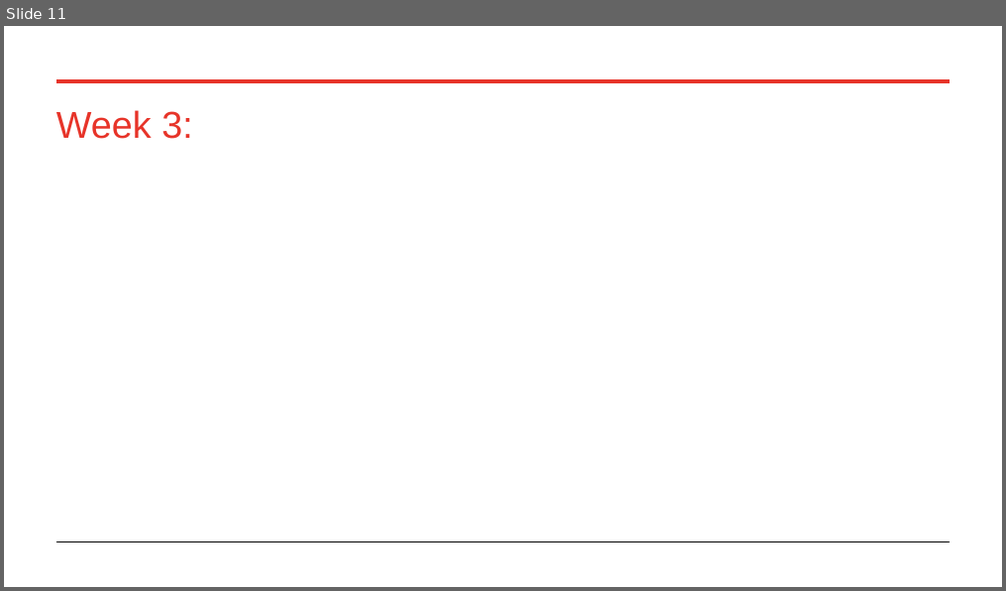
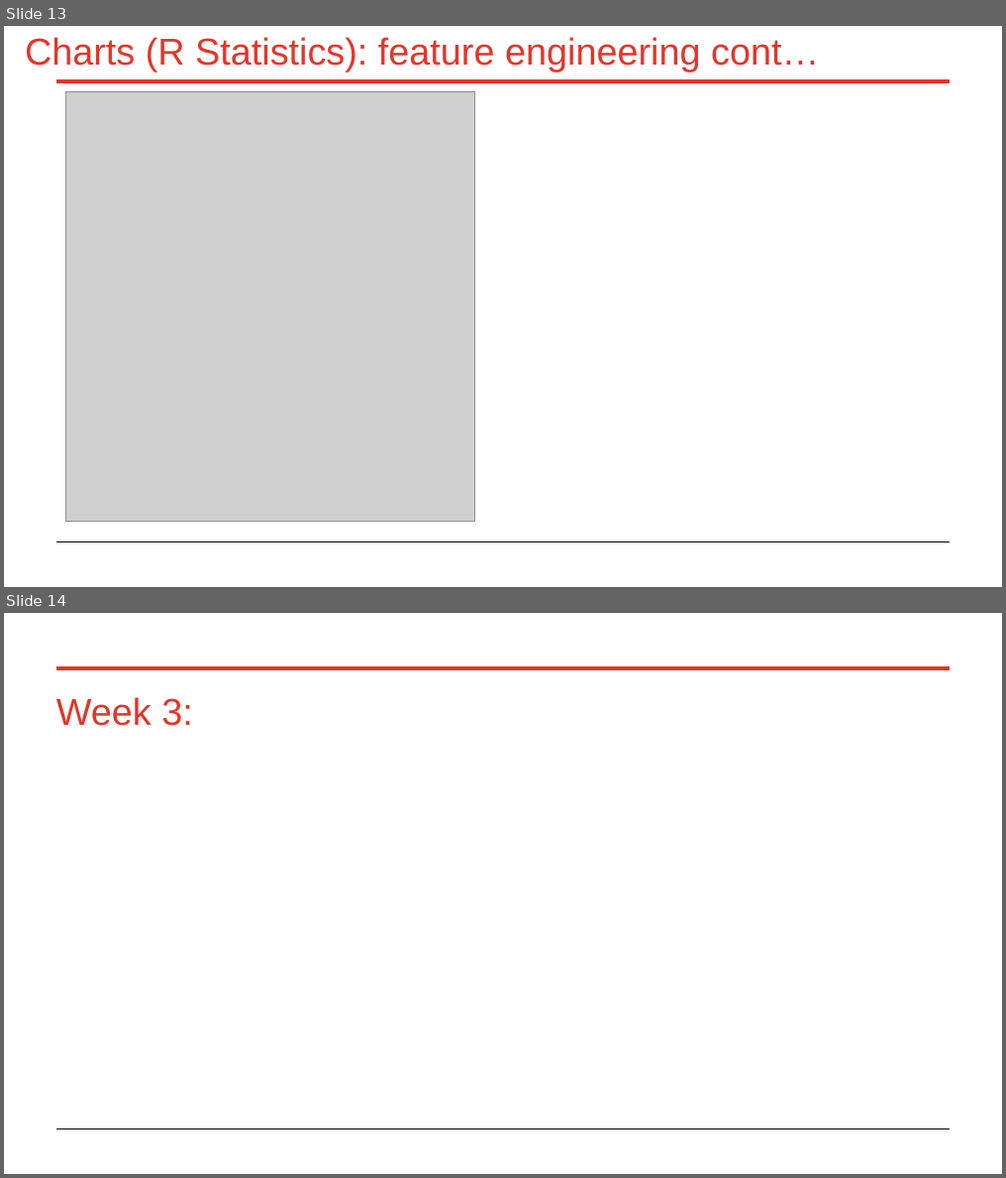
Before and after one commit to raksnotes/Final-Capstone-, a slide deck: FinalCapstonePP.pptx. Shown one above the other, each under a label of ours: slide 11 before the commit, slides 13 and 14 after it. The pictures are 1006x591 and 1006x1178 pixels, drawn with LibreOffice and Linux fonts; fonts in the diff are those of the drawing; grey boxes stand for pictures. Boxes give left, top, right and bottom in pixels: in the first picture for what was removed or moved away, otherwise in the second. Text is boxed around its words. In the diff, an @@ line names an element or a change of style, - is before the commit and + after.

Commit message:
Adding images from R statistics, updated powerpoint and R file

```diff
--- a/FinalCapstonePP.pptx
+++ b/FinalCapstonePP.pptx
@@ slide 13 added at (x1=4, y1=26, x2=1002, y2=587), background #FFFFFF; not listed: 2 template elements that a slide beside it also shows @@
@@ title added at (x1=25, y1=37, x2=819, y2=73), 27 pt, text #E73429 @@
+Charts (R Statistics): feature engineering cont…
@@ picture added at (x1=65, y1=92, x2=474, y2=522) @@
@@ what was slide 11 is now slide 14 @@
```
Also in this commit, not shown: 8 slides changed, 4 other slides added, 2 slides removed, 9 other files.
